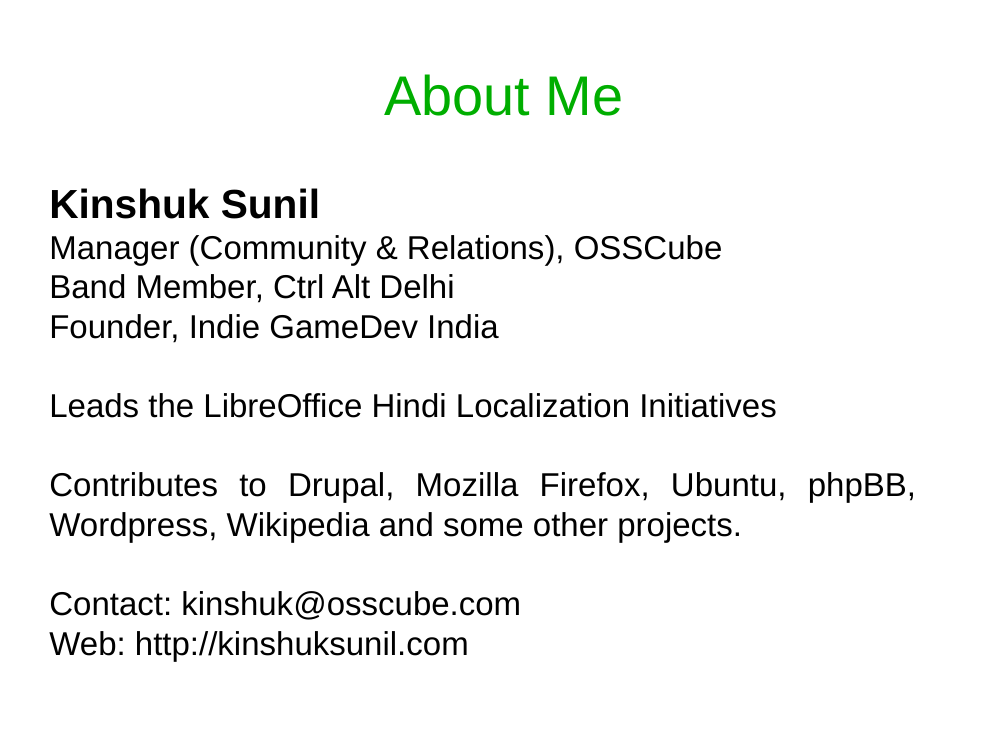
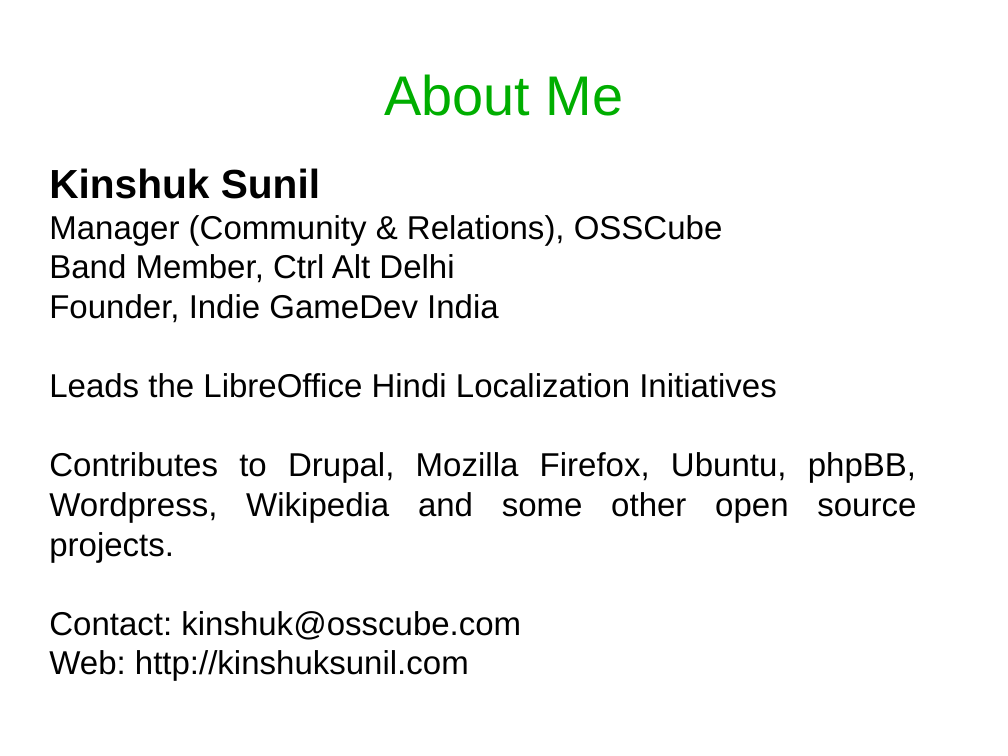
Before and after one commit to rebahozkoc/libreofficepythonmacros, a slide deck: slide 2 of impress_example.odp. Drawn at 1008x756 pixels with LibreOffice and Linux fonts; fonts in the diff are those of the drawing. Boxes give left, top, right and bottom in pixels: in the first picture for what was removed or moved away, otherwise in the second. Text is boxed around its words. In the diff, an @@ line names an element or a change of style, - is before the commit and + after.

```diff
--- a/impress_example.odp
+++ b/impress_example.odp
@@ subtitle at (x1=49, y1=452, x2=916, y2=562): text changed @@
-Contributes to Drupal, Mozilla Firefox, Ubuntu, phpBB, Wordpress, Wikipedia and some other projects.
+Contributes to Drupal, Mozilla Firefox, Ubuntu, phpBB, Wordpress, Wikipedia and some other open source projects.
```
Also in this commit, not shown: 12 other slides changed, 5 other files.
